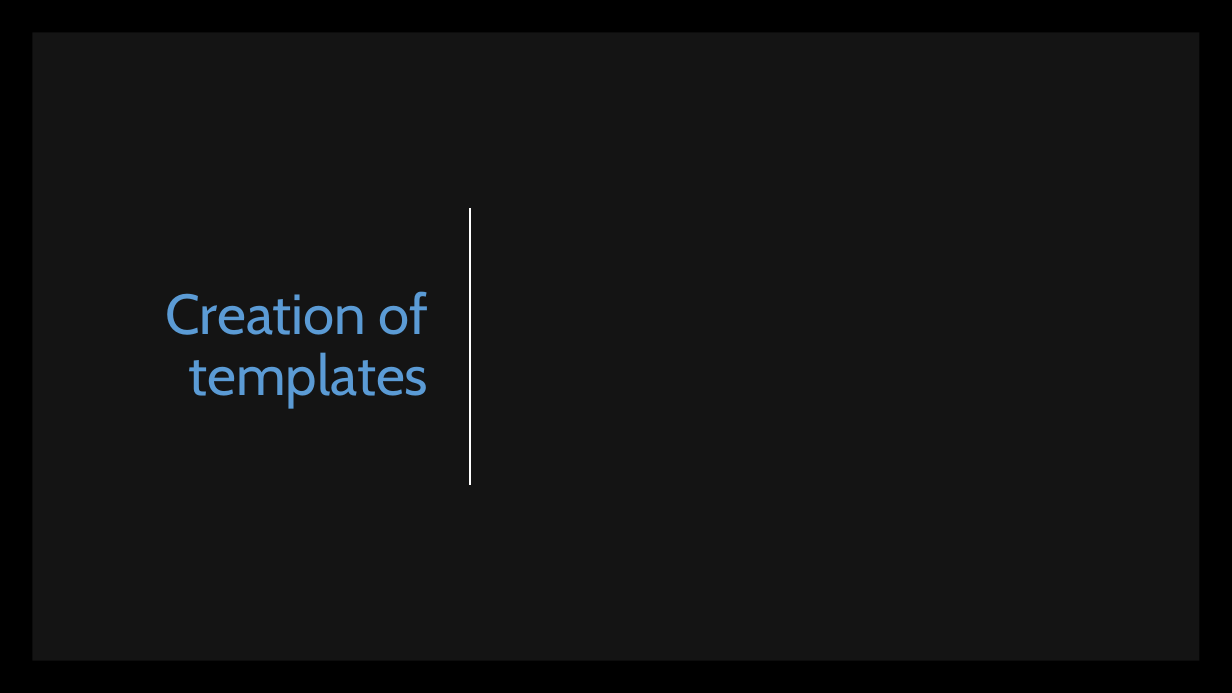
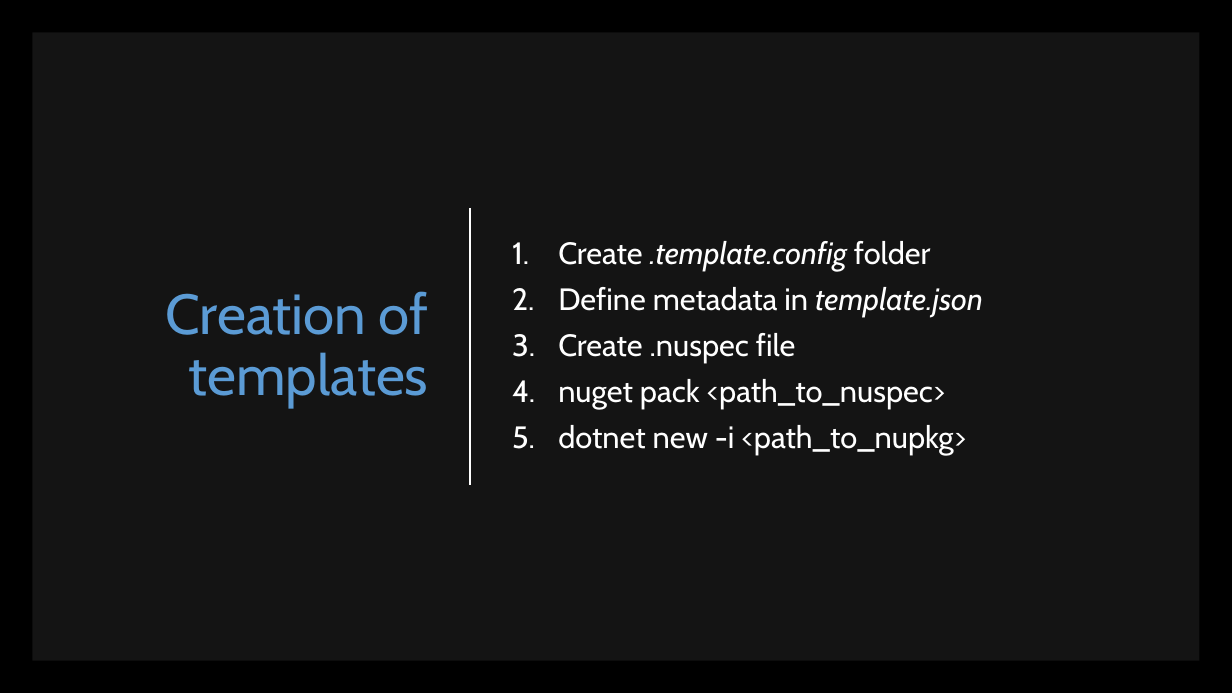
Before and after one commit to scottaddie/slide-decks, a slide deck: slide 10 of Tour de .NET Core CLI.pptx. Drawn at 1232x693 pixels with LibreOffice and Linux fonts; fonts in the diff are those of the drawing. Boxes give left, top, right and bottom in pixels: in the first picture for what was removed or moved away, otherwise in the second. Text is boxed around its words. In the diff, an @@ line names an element or a change of style, - is before the commit and + after.

Commit message:
Add steps to template creation slide

```diff
--- a/Tour de .NET Core CLI.pptx
+++ b/Tour de .NET Core CLI.pptx
@@ text added at [558,241,983,455], 24 pt, text #FFFFFF @@
+1. Create .template.config folder
+2. Define metadata in template.json
+3. Create .nuspec file
+4. nuget pack <path_to_nuspec>
+5. dotnet new -i <path_to_nupkg>
```
